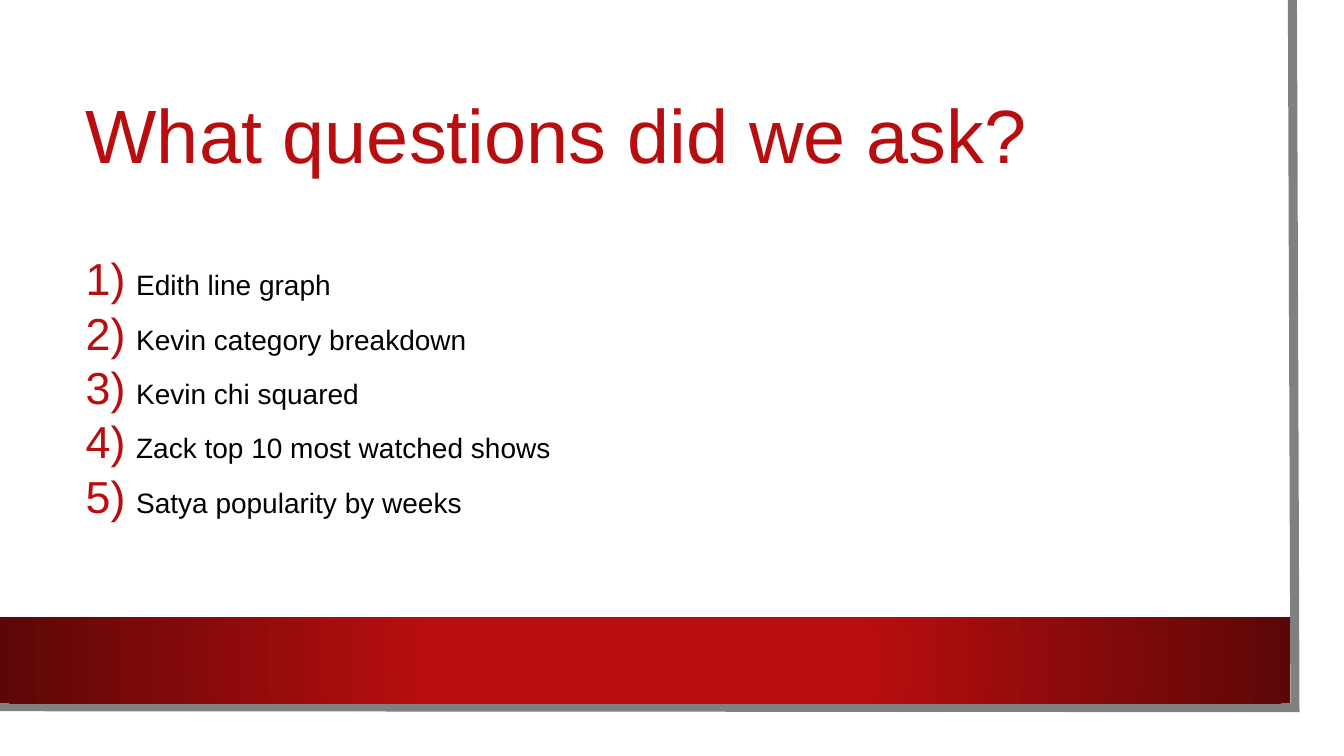
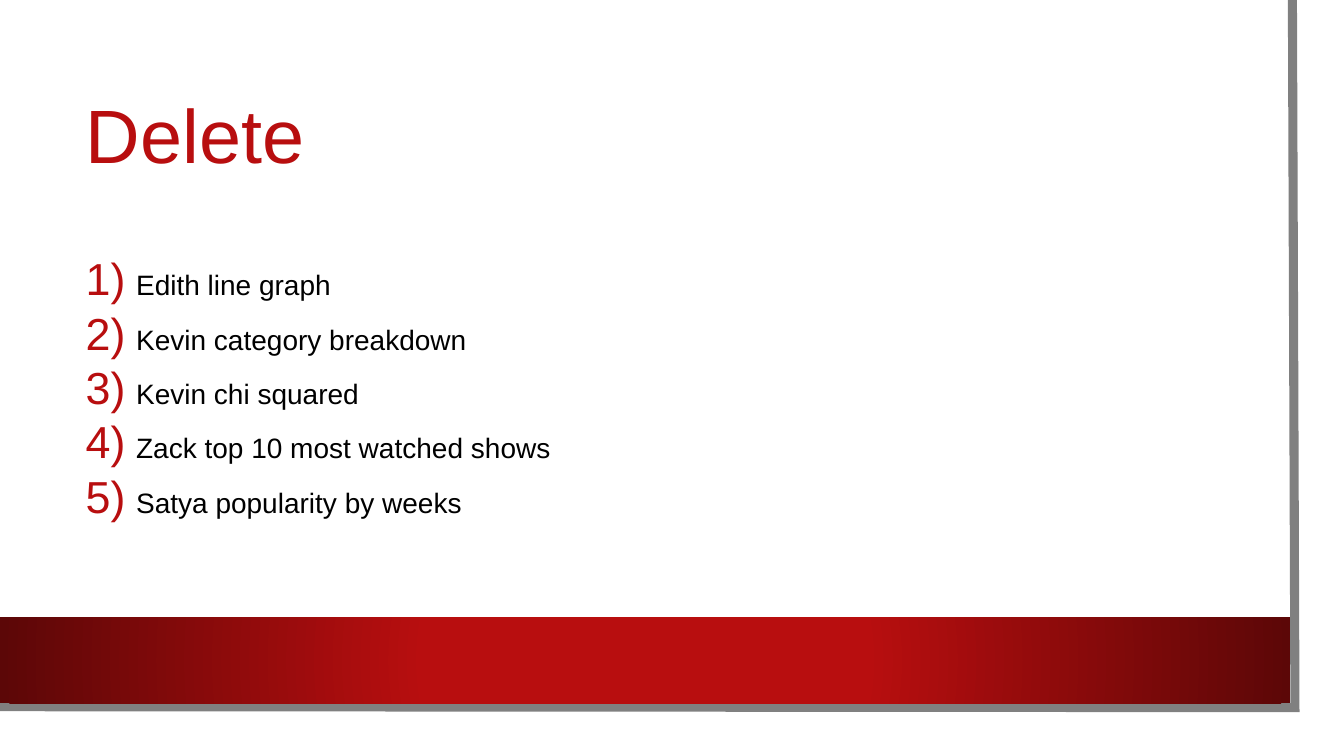
Before and after one commit to EdithLotterman/Project-1-Team-8, a slide deck: slide 4 of Netflix_Comparison.pptx (slide 3 before the commit). Drawn at 1344x756 pixels with LibreOffice and Linux fonts; fonts in the diff are those of the drawing; background and template pictures are left out. Boxes give left, top, right and bottom in pixels: in the first picture for what was removed or moved away, otherwise in the second. Text is boxed around its words. In the diff, an @@ line names an element or a change of style, - is before the commit and + after.

```diff
--- a/Netflix_Comparison.pptx
+++ b/Netflix_Comparison.pptx
@@ title at <box>86,108,304,164</box>: text changed @@
-What questions did we ask?
+Delete
```
Also in this commit, not shown: 1 other slide changed, 2 slides added, 1 other file.
